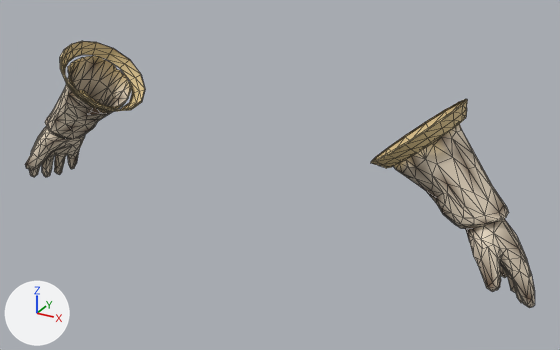
A saved change to the glTF model assets_src/armor/aydor_0/leather_b_hands.glb.
Both versions are drawn from a 50 mm lens placed at (0.828, -1.274, 1.707), pointed at (0.073, 0.099, 1.021). Arrows for +X, +Y and +Z are at lower left; the lights stay in place. The older version comes first. Mesh edges are drawn as thin lines. Vertices at exactly the same position are counted once.

In view in the first picture: 'leather_b_hands'.
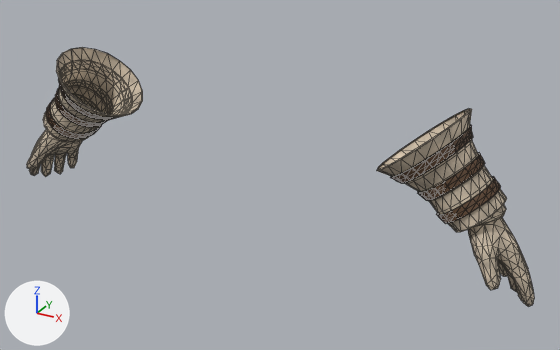
What changed in the scene script:
```text
Add img_strap_n_png:
    img_strap_n_png = load_image('strap_n.png', '../textures/strap_n.png', 128, 64, 'Non-Color')
Add img_strap_orm_png:
    img_strap_orm_png = load_image('strap_orm.png', '../textures/strap_orm.png', 128, 64, 'Non-Color')
Add img_strap_c_png:
    img_strap_c_png = load_image('strap_c.png', '../textures/strap_c.png', 128, 64, 'sRGB')
Add img_leather_c_png:
    img_leather_c_png = load_image('leather_c.png', '../textures/leather_c.png', 256, 256, 'sRGB')
Add img_leather_orm_png:
    img_leather_orm_png = load_image('leather_orm.png', '../textures/leather_orm.png', 256, 256, 'Non-Color')
Add img_leather_n_png:
    img_leather_n_png = load_image('leather_n.png', '../textures/leather_n.png', 256, 256, 'Non-Color')
Change mat_leather:
    remove # nodes: BsdfPrincipled, OutputMaterial, VertexColor
    nodes: BsdfPrincipled, Mix, NormalMap, OutputMaterial, SeparateColor, TexImage x3, VertexColor
    uses the picture img_leather_c_png
    uses the picture img_leather_n_png
    uses the picture img_leather_orm_png
Add mat_strap:
    mat_strap = bpy.data.materials.new('strap')
    # uses the picture img_strap_c_png
    # uses the picture img_strap_n_png
    # uses the picture img_strap_orm_png
Change me_leather_b_hands:
    used by ob_leather_b_hands; location = (0.0, 0.0, 0.0)
    remove me_leather_b_hands.from_pydata(...)  # 852 vertices, 1556 faces; spans x -0.649..0.649, y -0.032..0.194, z 0.873..1.255
    add me_leather_b_hands.from_pydata(...)  # 1641 vertices, 2901 faces; spans x -0.647..0.646, y -0.033..0.192, z 0.874..1.24
    me_leather_b_hands part 1: the loose piece of 343 vertices spanning x 0.341..0.649, y -0.017..0.162, z 0.873..1.221 is rebuilt with 200 vertices and now spans x 0.317..0.566, y -0.033..0.191, z 1.005..1.24
    me_leather_b_hands part 2: the loose piece of 80 vertices spanning x 0.306..0.471, y -0.032..0.193, z 1.111..1.255 is rebuilt with 100 vertices and now spans x 0.344..0.49, y -0.019..0.175, z 1.084..1.209, in mat_strap
    me_leather_b_hands part 3: the loose piece of 80 vertices spanning x -0.472..-0.306, y -0.032..0.194, z 1.111..1.255 is rebuilt with 100 vertices and now spans x -0.489..-0.345, y -0.018..0.177, z 1.084..1.209, in mat_strap
    me_leather_b_hands part 4: a new loose piece of 317 vertices spanning x 0.469..0.646, y -0.015..0.143, z 0.876..1.088, in mat_leather
    me_leather_b_hands part 5: a new loose piece of 200 vertices spanning x -0.566..-0.317, y -0.032..0.192, z 1.005..1.24, in mat_leather
    me_leather_b_hands part 6: a new loose piece of 100 vertices spanning x 0.399..0.517, y 0.005..0.156, z 1.056..1.157, in mat_strap
    me_leather_b_hands part 7: a new loose piece of 100 vertices spanning x 0.441..0.552, y 0.006..0.152, z 1.019..1.115, in mat_strap
    me_leather_b_hands part 8: a new loose piece of 100 vertices spanning x -0.517..-0.399, y 0.004..0.156, z 1.056..1.156, in mat_strap
    me_leather_b_hands part 9: a new loose piece of 100 vertices spanning x -0.552..-0.442, y 0.005..0.154, z 1.02..1.116, in mat_strap
    me_leather_b_hands part 10: 1 vertex moved within x -0.572, y 0.034, z 0.981; 348 vertices removed from x -0.649..-0.341, y -0.018..0.163, z 0.873..1.22; 323 vertices added at x -0.647..-0.471, y -0.015..0.143, z 0.874..1.089
    add me_leather_b_hands.materials.append(mat_strap)
```

What differs and where, as boxes (x1, y1, x2, y2) in the pictures (560 x 350 px; the box of a moved part takes in the faces that stretch with it):
'leather_b_hands', surface changed, reshaped
    before: (25, 41, 535, 308)
    after: (27, 47, 534, 307)
part 1 of me_leather_b_hands, rebuilt (8% narrower, 33% shorter)
    before: (393, 124, 535, 308)
    after: (377, 109, 507, 232)
part 2 of me_leather_b_hands, rebuilt (13% narrower, 16% shorter)
    before: (371, 99, 467, 168)
    after: (390, 125, 473, 183)
part 3 of me_leather_b_hands, rebuilt
    before: (60, 41, 145, 112)
    after: (58, 78, 117, 120)
part 4 of me_leather_b_hands, added (beige)
    after: (468, 204, 534, 307)
part 5 of me_leather_b_hands, added (brown)
    after: (43, 47, 143, 142)
part 6 of me_leather_b_hands, added (brown)
    after: (418, 152, 485, 201)
part 7 of me_leather_b_hands, added (brown)
    after: (436, 176, 501, 224)
part 8 of me_leather_b_hands, added
    after: (55, 88, 108, 127)
part 9 of me_leather_b_hands, added
    after: (46, 98, 102, 139)
part 10 of me_leather_b_hands, moved or reshaped
    before: (25, 56, 132, 177)
    after: (27, 130, 83, 177)
